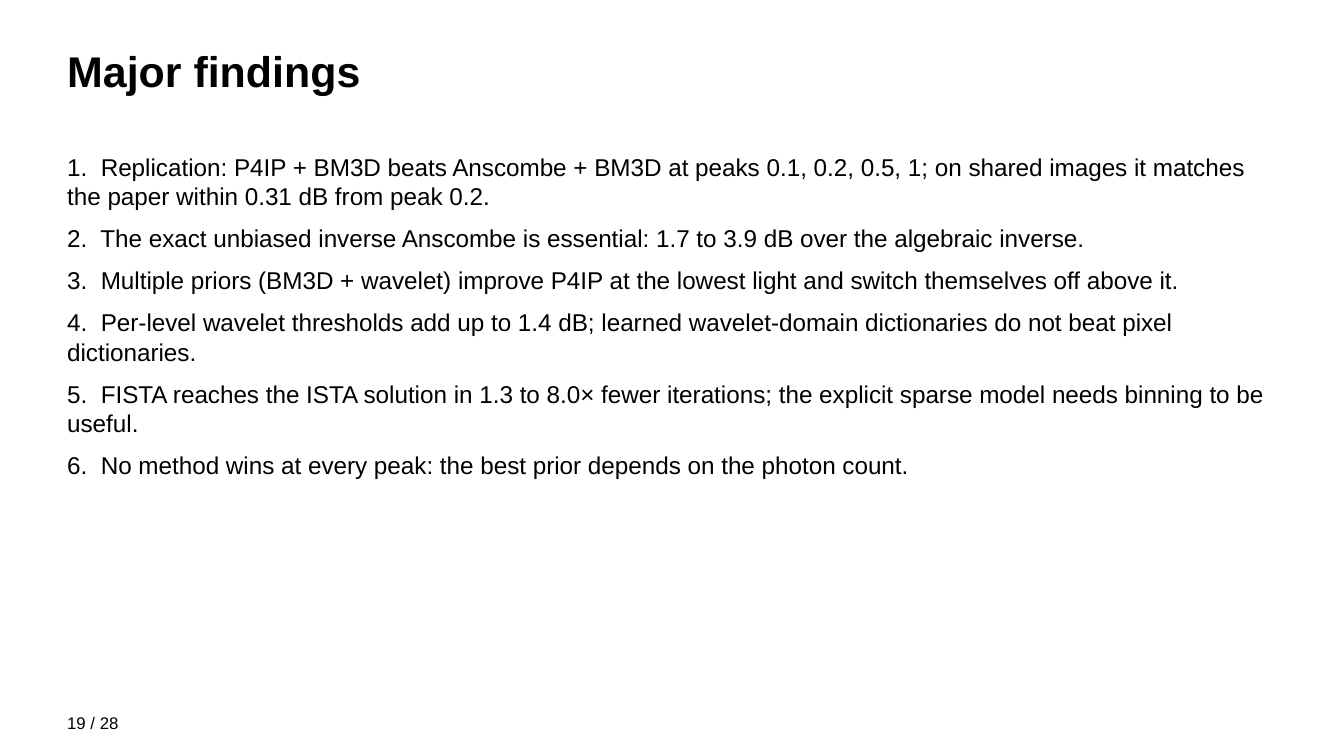
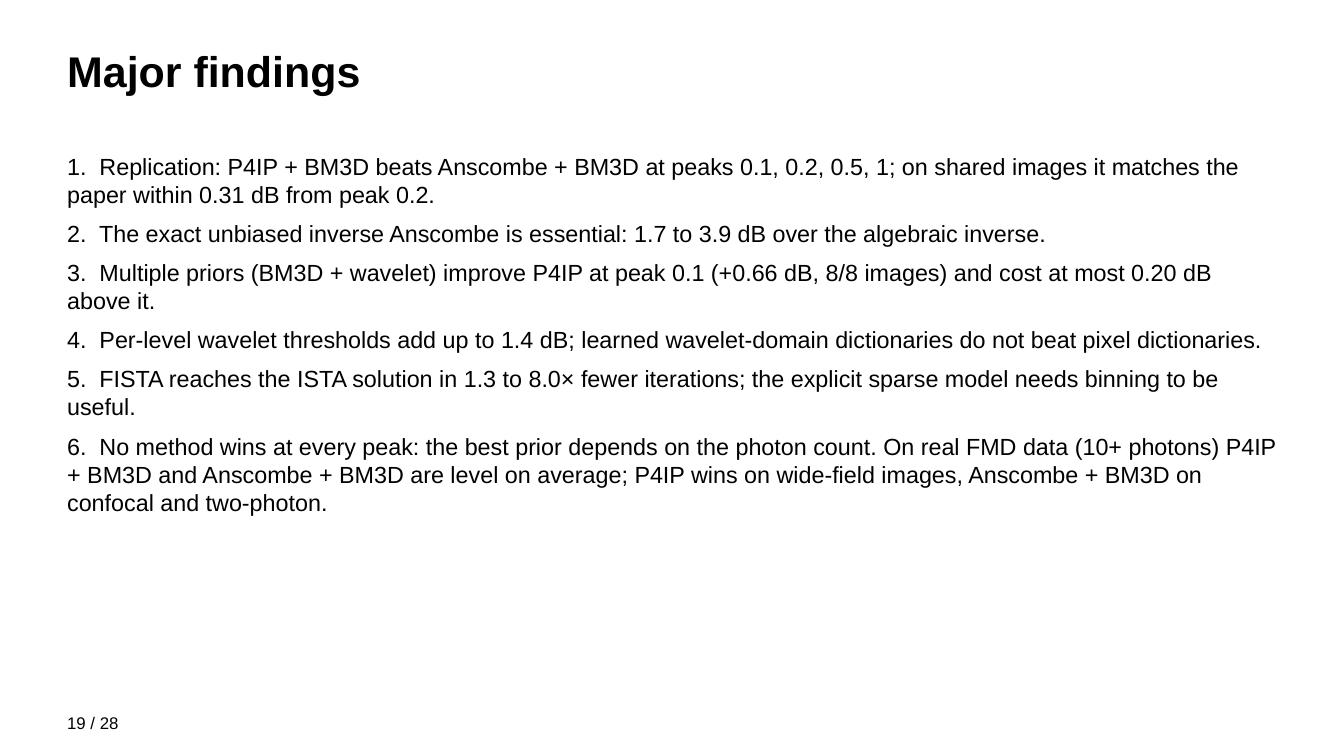
Before and after one commit to tarantulass/EE779-Poisson-Denoising, a slide deck: slide 19 of output/EE779_results.pptx. Drawn at 1344x756 pixels with LibreOffice and Linux fonts; fonts in the diff are those of the drawing. Boxes give left, top, right and bottom in pixels: in the first picture for what was removed or moved away, otherwise in the second. Text is boxed around its words. In the diff, an @@ line names an element or a change of style, - is before the commit and + after.

```diff
--- a/output/EE779_results.pptx
+++ b/output/EE779_results.pptx
@@ text at <box>67,158,1261,416</box>: size 13 to 12.5 pt in "1. Replication: P4IP + BM3D beats Anscombe ...", "2. The exact unbiased inverse Anscombe is ...", "4. Per-level wavelet thresholds add up to ...", "5. FISTA reaches the ISTA solution in ..."; less space between paragraphs @@
@@ text at <box>67,264,1212,310</box>: text changed; size 13 to 12.5 pt @@
-3. Multiple priors (BM3D + wavelet) improve P4IP at the lowest light and switch themselves off above it.
+3. Multiple priors (BM3D + wavelet) improve P4IP at peak 0.1 (+0.66 dB, 8/8 images) and cost at most 0.20 dB above it.
@@ text at <box>67,438,1277,516</box>: text changed; size 13 to 12.5 pt @@
-6. No method wins at every peak: the best prior depends on the photon count.
+6. No method wins at every peak: the best prior depends on the photon count. On real FMD data (10+ photons) P4IP + BM3D and Anscombe + BM3D are level on average; P4IP wins on wide-field images, Anscombe + BM3D on confocal and two-photon.
```
Also in this commit, not shown: 7 other slides changed, 8 other files.
